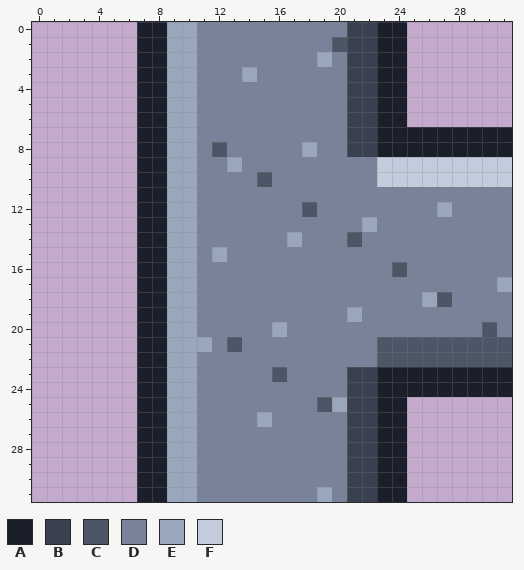
File history of a pixel-art file, tiles/wall_tee_w.aseprite. The picture above was drawn from the file before the commit.
32x32 pixels, 1 frame.
Visible layers, top first: "shade", "base".
Palette (. is transparent): A #1b1f2a  B #39404f  C #4c5666  D #78839a  E #9aa6bc  F #c3ccdc
Pixels before, first column x 7:
 0 AAEEDDDDDDDDDDBBAA.......
 1 AAEEDDDDDDDDDCBBAA.......
 2 AAEEDDDDDDDDEDBBAA.......
 3 AAEEDDDEDDDDDDBBAA.......
 4 AAEEDDDDDDDDDDBBAA.......
 5 AAEEDDDDDDDDDDBBAA.......
 6 AAEEDDDDDDDDDDBBAA.......
 7 AAEEDDDDDDDDDDBBAAAAAAAAA
 8 AAEEDCDDDDDEDDBBAAAAAAAAA
 9 AAEEDDEDDDDDDDDDFFFFFFFFF
10 AAEEDDDDCDDDDDDDFFFFFFFFF
11 AAEEDDDDDDDDDDDDDDDDDDDDD
12 AAEEDDDDDDDCDDDDDDDDEDDDD
13 AAEEDDDDDDDDDDDEDDDDDDDDD
14 AAEEDDDDDDEDDDCDDDDDDDDDD
15 AAEEDEDDDDDDDDDDDDDDDDDDD
16 AAEEDDDDDDDDDDDDDCDDDDDDD
17 AAEEDDDDDDDDDDDDDDDDDDDDE
18 AAEEDDDDDDDDDDDDDDDECDDDD
19 AAEEDDDDDDDDDDEDDDDDDDDDD
20 AAEEDDDDDEDDDDDDDDDDDDDCD
21 AAEEEDCDDDDDDDDDCCCCCCCCC
22 AAEEDDDDDDDDDDDDCCCCCCCCC
23 AAEEDDDDDCDDDDBBAAAAAAAAA
24 AAEEDDDDDDDDDDBBAAAAAAAAA
25 AAEEDDDDDDDDCEBBAA.......
26 AAEEDDDDEDDDDDBBAA.......
27 AAEEDDDDDDDDDDBBAA.......
28 AAEEDDDDDDDDDDBBAA.......
29 AAEEDDDDDDDDDDBBAA.......
30 AAEEDDDDDDDDDDBBAA.......
31 AAEEDDDDDDDDEDBBAA.......
The result:
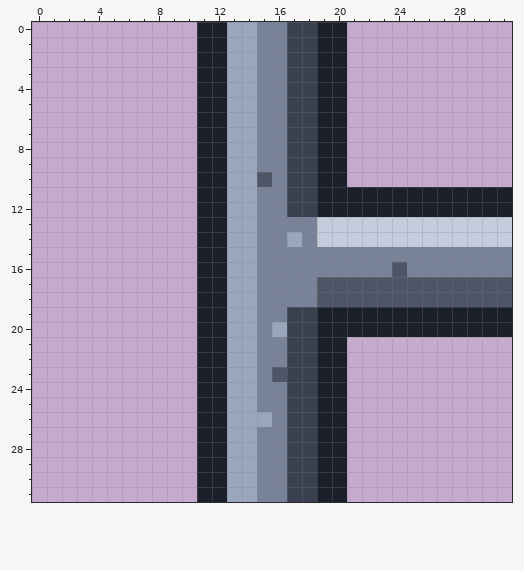
What changed:
Changed rows in their new state; - is an unchanged pixel.
Layers "shade", "base":
first column x 7:
 0 ....AAEE--BBAA....-------
 1 ....AAEE--BBAA....-------
 2 ....AAEE--BBAA....-------
 3 ....AAE---BBAA....-------
 4 ....AAEE--BBAA....-------
 5 ....AAEE--BBAA....-------
 6 ....AAEE--BBAA....-------
 7 ....AAEE--BBAA...........
 8 ....AAEE--BBAA...........
 9 ....AA-E--BBAA...........
10 ....AAEE--BBAA...........
11 ....AAEE--BBAAAAAAAAAAAAA
12 ....AAEE--BBAAAAAAAAAAAAA
13 ....AAEE----FFFFFFFFFFFFF
14 ....AAEE----FFFFFFFFFFFFF
15 ....AAEE-----------------
16 ....AAEE-----------------
17 ....AAEE----CCCCCCCCCCCCC
18 ....AAEE----CCCCCCCC-CCCC
19 ....AAEE--BBAAAAAAAAAAAAA
20 ....AAEE--BBAAAAAAAAAAAAA
21 ....AAEE--BBAA...........
22 ....AAEE--BBAA...........
23 ....AAEE--BBAA...........
24 ....AAEE--BBAA...........
25 ....AAEE--BBAA....-------
26 ....AAEE--BBAA....-------
27 ....AAEE--BBAA....-------
28 ....AAEE--BBAA....-------
29 ....AAEE--BBAA....-------
30 ....AAEE--BBAA....-------
31 ....AAEE--BBAA....-------
Pixel boxes of the changes (left, top, right, bottom) in both pictures:
changed: (137, 22, 512, 502)
